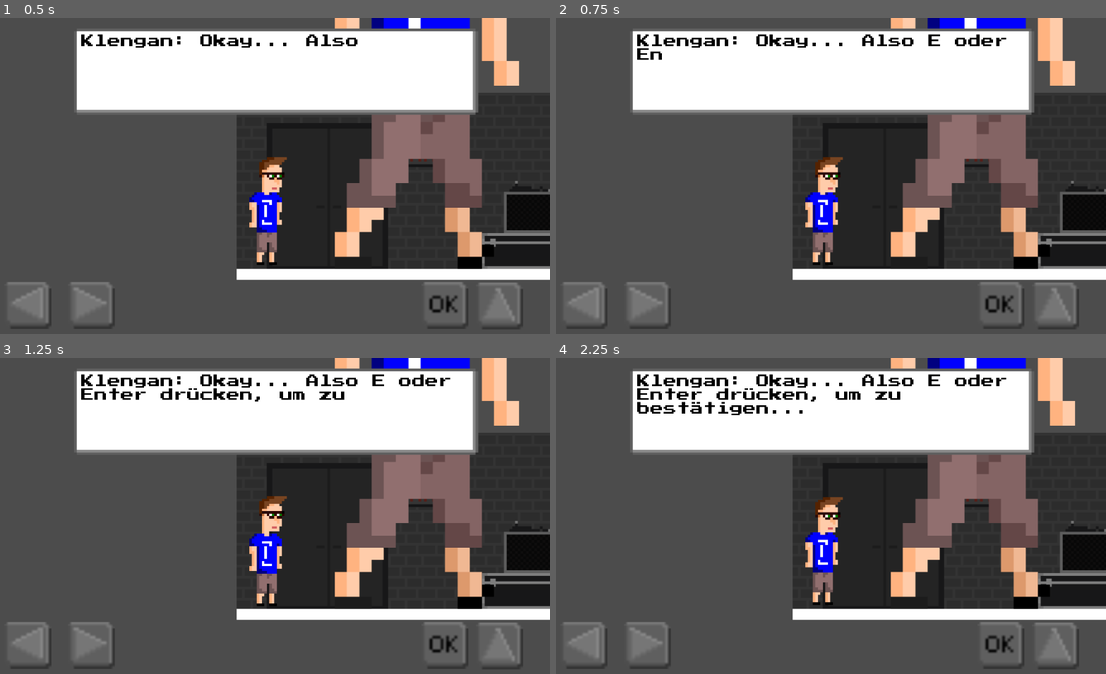
Above: before the commit, frames 1-4 (two rows, left to right).
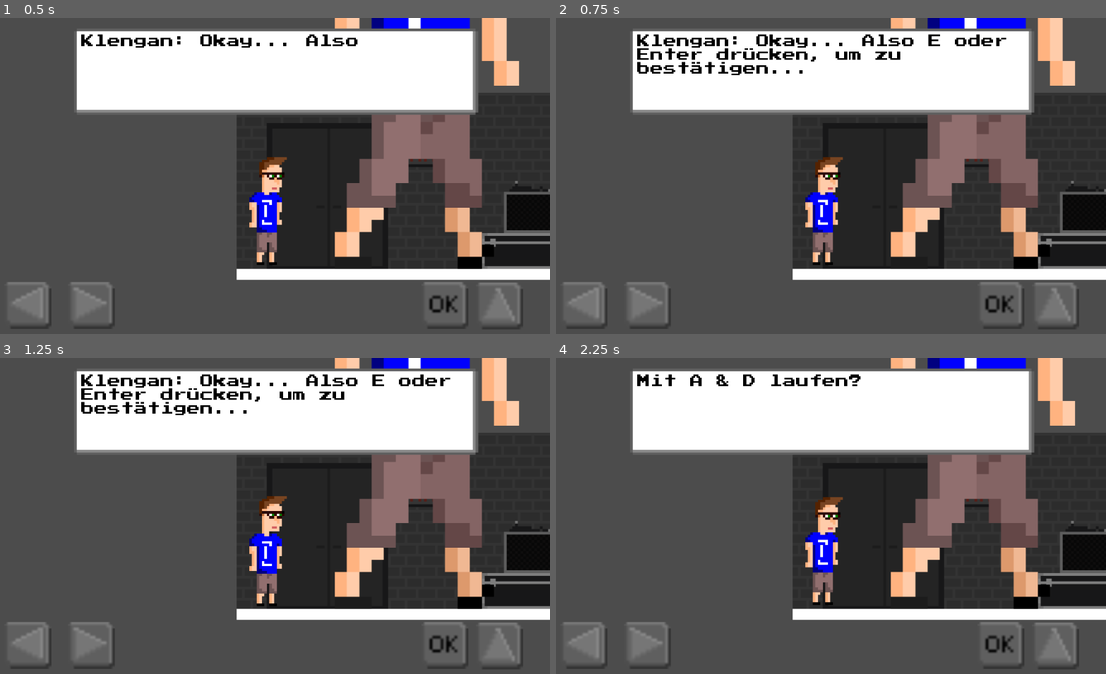
Above: after the commit, the same moments.

Repository: klenganthegame/KlenganTheGame
Game: Godot game, scene res://level/1/Level1.tscn
Two runs of this game, one before a commit and one after it. Both use one fixed random seed, a clock stepped at 60 frames per second and the inputs below.
Inputs:
- Up to frame 1 (0.5 s): no input
- Up to frame 2 (0.75 s): hold D (walk_right) from 0.53 s (still down); hold E (accept, bound only after the commit) from 0.53 s (still down)
- Up to frame 3 (1.25 s): keep holding D (walk_right); keep holding E (accept, bound only after the commit); tap Space (jump) at 0.77 s
- Up to frame 4 (2.25 s): release E (accept, bound only after the commit) at 1.28 s; tap E (accept, bound only after the commit) at 1.35 s; tap Space (jump) at 1.52 s; release D (walk_right) at 2.03 s; hold A (walk_left) from 2.03 s (still down); hold E (accept, bound only after the commit) from 2.03 s (still down)

Frame 1 is identical in both runs. In frame 2, 1.1% of the frame differs, in the area x 14-63%, y 9-19%; in frame 3, 0.4%; in frame 4, 2.2%, in the area x 14-82%, y 5-19%.

Commit message:
new import files and added "accept" input

Diff:
--- a/project.godot
+++ b/project.godot
@@ -44,6 +44,13 @@
 , Object(InputEventJoypadButton,"resource_local_to_scene":false,"resource_name":"","device":0,"button_index":0,"pressure":0.0,"pressed":false,"script":null)
  ]
 }
+accept={
+"deadzone": 0.5,
+"events": [ Object(InputEventKey,"resource_local_to_scene":false,"resource_name":"","device":0,"alt":false,"shift":false,"control":false,"meta":false,"command":false,"pressed":false,"scancode":69,"unicode":0,"echo":false,"script":null)
+, Object(InputEventKey,"resource_local_to_scene":false,"resource_name":"","device":0,"alt":false,"shift":false,"control":false,"meta":false,"command":false,"pressed":false,"scancode":16777221,"unicode":0,"echo":false,"script":null)
+, Object(InputEventJoypadButton,"resource_local_to_scene":false,"resource_name":"","device":0,"button_index":2,"pressure":0.0,"pressed":false,"script":null)
+ ]
+}
 
 [rendering]
 
Not shown, changed: Sprites/Klengan/Walk/6658c1c8d437455b869f1be0ff25527f-0.png.import
Not shown, changed: Sprites/Klengan/Walk/6658c1c8d437455b869f1be0ff25527f-1.png.import
Not shown, changed: Sprites/Klengan/Walk/6658c1c8d437455b869f1be0ff25527f-2.png.import
Not shown, changed: Sprites/Klengan/Walk/6658c1c8d437455b869f1be0ff25527f-3.png.import
Not shown, changed: Sprites/Klengan/Walk/6658c1c8d437455b869f1be0ff25527f-4.png.import
Not shown, changed: Sprites/Klengan/Walk/6658c1c8d437455b869f1be0ff25527f-5.png.import
Not shown, changed: Sprites/Klengan/Walk/6658c1c8d437455b869f1be0ff25527f-6.png.import
Not shown, changed: Sprites/Klengan/Walk/6658c1c8d437455b869f1be0ff25527f-7.png.import
